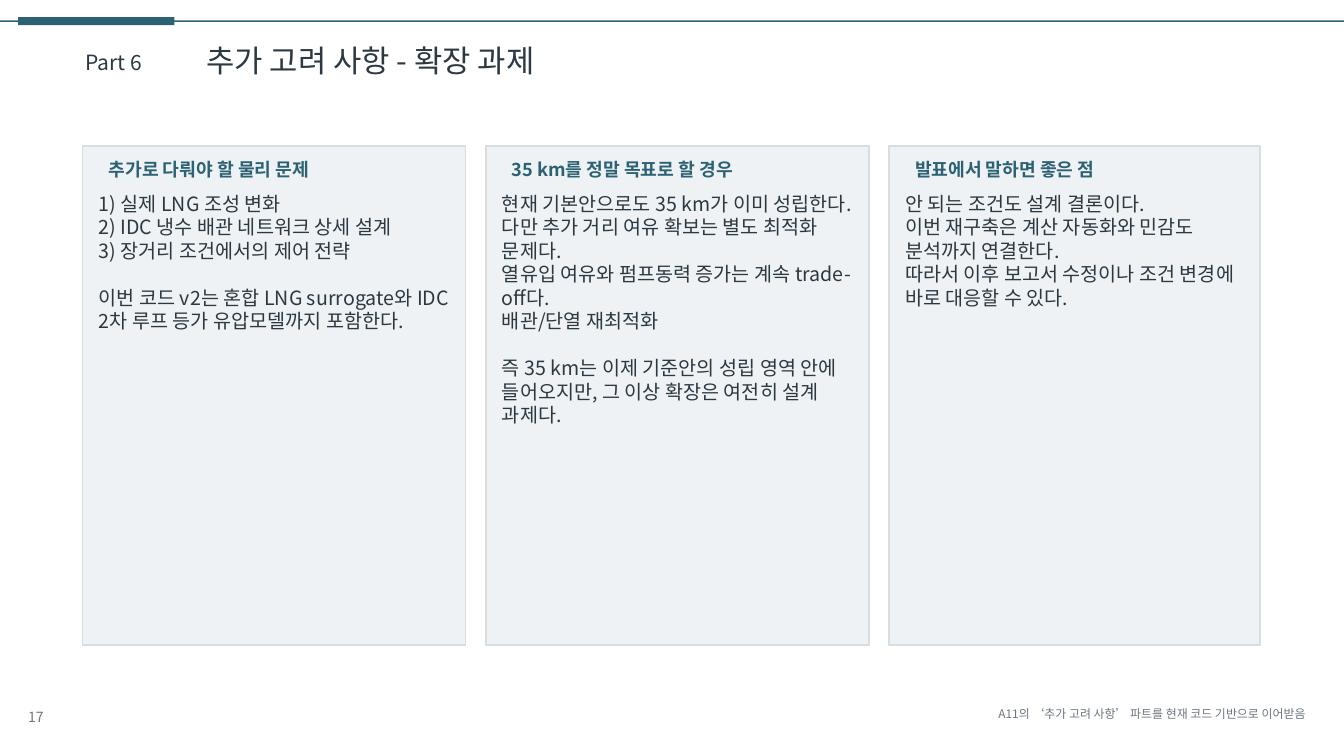
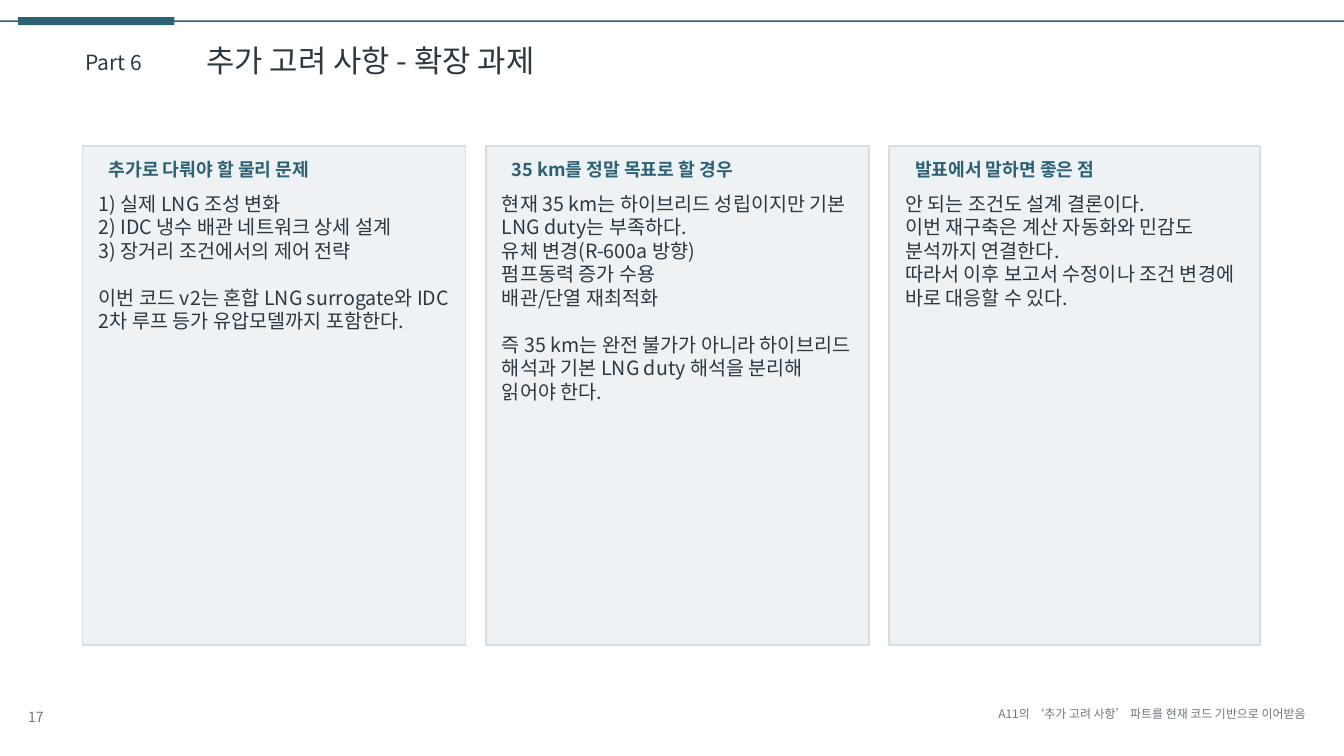
Before and after one commit to CuriousN006/lng-idc-design-study, a slide deck: slide 17 of deliverables/presentation_draft.pptx. Drawn at 1344x756 pixels with LibreOffice and Linux fonts; fonts in the diff are those of the drawing. Boxes give left, top, right and bottom in pixels: in the first picture for what was removed or moved away, otherwise in the second. Text is boxed around its words. In the diff, an @@ line names an element or a change of style, - is before the commit and + after.

```diff
--- a/deliverables/presentation_draft.pptx
+++ b/deliverables/presentation_draft.pptx
@@ text at (502, 194, 846, 283): text changed @@
-현재 기본안으로도 35 km가 이미 성립한다.
-다만 추가 거리 여유 확보는 별도 최적화 문제다.
-열유입 여유와 펌프동력 증가는 계속 trade-off다.
+현재 35 km는 하이브리드 성립이지만 기본 LNG duty는 부족하다.
+유체 변경(R-600a 방향)
+펌프동력 증가 수용
@@ text at (502, 335, 850, 401): text changed @@
-즉 35 km는 이제 기준안의 성립 영역 안에 들어오지만, 그 이상 확장은 여전히 설계 과제다.
+즉 35 km는 완전 불가가 아니라 하이브리드 해석과 기본 LNG duty 해석을 분리해 읽어야 한다.
```
Also in this commit, not shown: 5 other slides changed, 15 other files.
